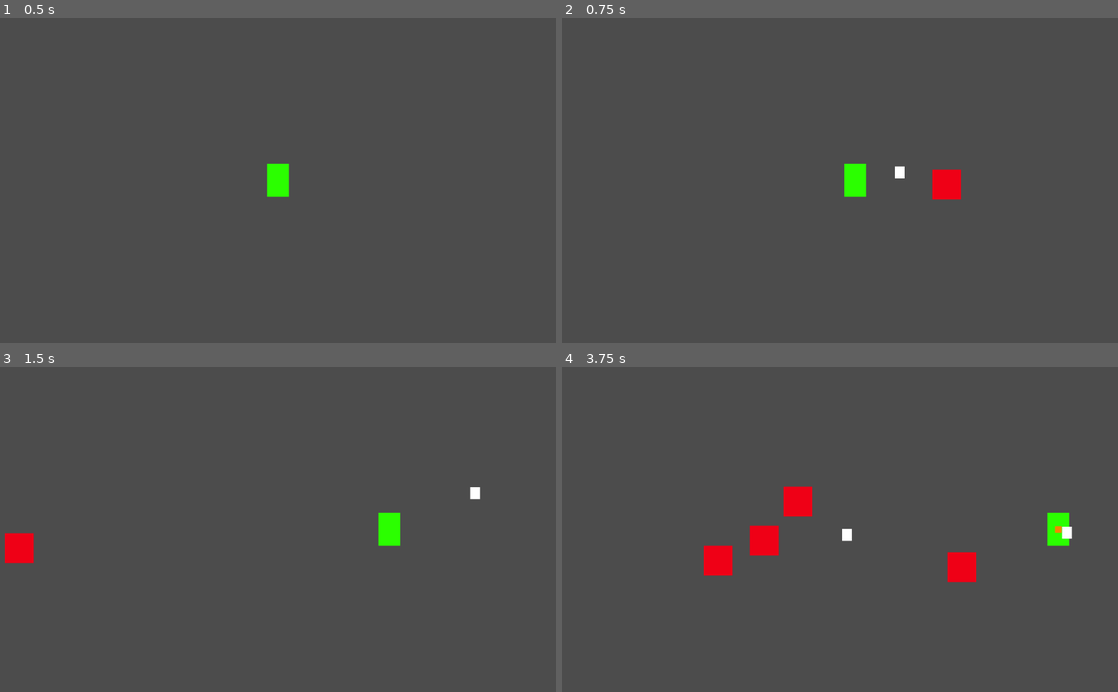
Above: before the commit, frames 1-4 (two rows, left to right).
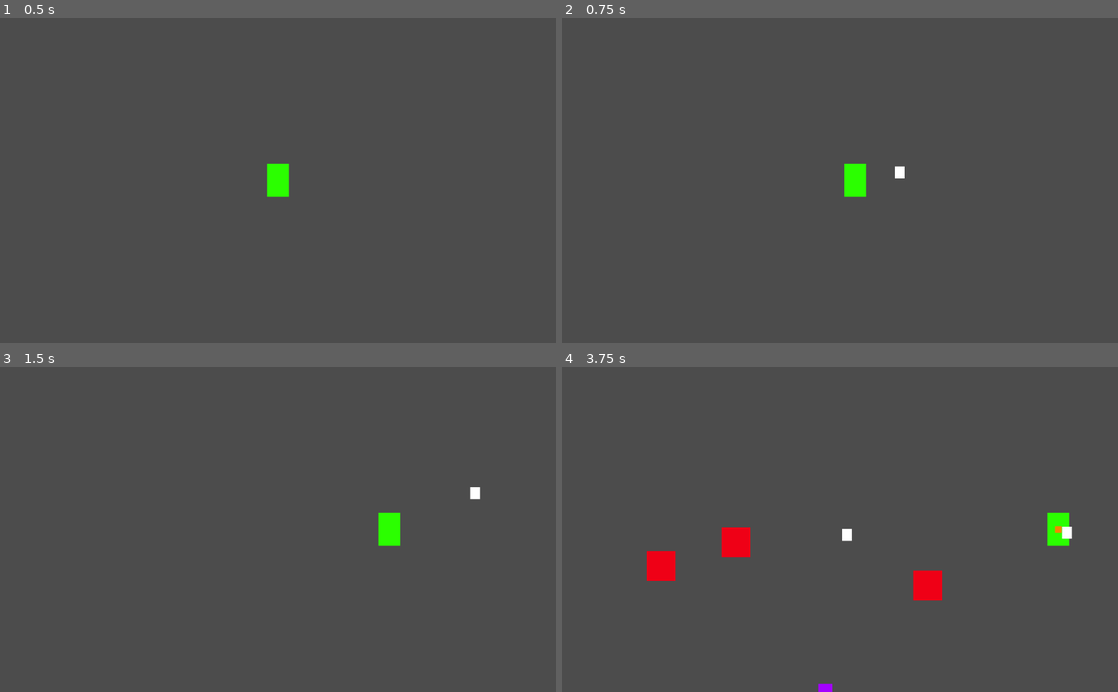
Above: after the commit, the same moments.

Repository: deengames-prototypes/spider-squasher
Game: Godot game, scene res://MainScene.tscn
Same seed, same stepped clock (60 frames per second), same inputs: the game is played once before the commit and once after it.
Inputs (mouse positions are in pixels of both pictures, inside the frame that each line leads up to):
- Up to frame 1 (0.5 s): no input
- Up to frame 2 (0.75 s): tap Enter at 0.5 s; move the mouse to (962, 164) at 0.52 s; press the mouse at (962, 164) at 0.53 s; hold D (move_right) from 0.53 s (still down)
- Up to frame 3 (1.5 s): right-click (400, 513) at 0.8 s; release D (move_right) at 1.25 s; release the mouse at (400, 513) at 1.25 s; drag from (166, 545) to (250, 594) at 1.27 s
- Up to frame 4 (3.75 s): move the mouse to (895, 458) at 2.02 s; press the mouse at (895, 458) at 2.03 s; hold D (move_right) 2.03-2.75 s; right-click (895, 458) at 2.3 s; release the mouse at (895, 458) at 2.75 s; drag from (812, 594) to (673, 480) at 2.77 s; move the mouse to (1006, 578) at 3.52 s; hold A (move_left) from 3.53 s (still down); hold Right mouse button (shoot_plasma) from 3.53 s (still down); tap E at 3.6 s; click (1006, 578) at 3.67 s

Frame 1 is identical in both runs. In frame 2, 0.5% of the frame differs, in the area x 66-72%, y 46-56%; in frame 3, 0.5%; in frame 4, 3.3%, in the area x 15-75%, y 36-100%.

Commit message:
Added some simple powerups

Diff:
--- a/godot/MainScene.gd
+++ b/godot/MainScene.gd
@@ -1,22 +1,44 @@
 extends Node2D
 
-export (float) var seconds_per_enemy = 2
+export (float) var enemies_per_second = 0.5
 export (float) var enemy_spawn_rate_delta = 1.5
 
+export (float) var powerups_per_second = 0.3
+export (float) var powerups_delta = 1.5
+
 var Enemy = load("res://Enemy.tscn")
+var PowerUp = preload("res://PowerUp.tscn")
+
 var time_since_enemy_spawn = 0
+var time_since_powerup = 0
+
+var powerup_table = [  # attribute, magnitude, duration
+	["movement_speed", 100, 5],
+	["bullets_per_second", 2, 5],
+	["plasma_shots_per_second", 0.5, 5]
+]
 
 
 func _process(delta):
 	time_since_enemy_spawn += delta
+	time_since_powerup += delta
 
 	var randomizer = rand_range(-enemy_spawn_rate_delta, enemy_spawn_rate_delta)
-	if time_since_enemy_spawn > seconds_per_enemy + randomizer:
+	if time_since_enemy_spawn > 1/enemies_per_second + randomizer:
 		time_since_enemy_spawn = 0
 		var enemy = Enemy.instance()
 		enemy.init($Player)
 		enemy.connect('killed_player', self, '_on_Player_killed')
 		add_child(enemy)
+
+	randomizer = rand_range(-powerups_delta, powerups_delta)
+	if time_since_powerup > 1/powerups_per_second + randomizer:
+		time_since_powerup = 0
+		var powerup_info = powerup_table[randi() % powerup_table.size()]
+		var powerup = PowerUp.instance()
+		powerup.init(powerup_info[0], powerup_info[1], powerup_info[2])
+		$Player.connect("killed", powerup, "_on_Player_killed")
+		add_child(powerup)
 
 
 func _on_Player_killed():
--- a/godot/MainScene.tscn
+++ b/godot/MainScene.tscn
@@ -6,8 +6,10 @@
 [node name="MainScene" type="Node2D"]
 
 script = ExtResource( 1 )
-seconds_per_enemy = 2
+enemies_per_second = 0.5
 enemy_spawn_rate_delta = 1.5
+powerups_per_second = 0.3
+powerups_delta = 1.5
 
 [node name="Player" parent="." index="0" instance=ExtResource( 2 )]
 
--- a/godot/Player.tscn
+++ b/godot/Player.tscn
@@ -7,7 +7,7 @@
 custom_solver_bias = 0.0
 extents = Vector2( 9.75362, 14.9209 )
 
-[node name="KinematicBody2D" type="KinematicBody2D" index="0"]
+[node name="KinematicBody2D" type="KinematicBody2D"]
 
 input_pickable = false
 collision_layer = 1
--- /dev/null
+++ b/godot/PowerUp.gd
@@ -0,0 +1,34 @@
+extends Area2D
+
+var powered_attribute
+var magnitude
+var powered_thing
+
+func _ready():
+	var width = ProjectSettings.get_setting("display/window/size/width")
+	var height = ProjectSettings.get_setting("display/window/size/height")
+	position.x = rand_range(0, width)
+	position.y = rand_range(0, height)
+
+
+func init(attr, magni, duration):
+	powered_attribute = attr
+	magnitude = magni
+	$Timer.set_wait_time(duration)
+
+func _on_PowerUp_body_entered(body):
+	if body.get(powered_attribute) != null:
+		powered_thing = body
+		powered_thing.set(powered_attribute, powered_thing.get(powered_attribute) + magnitude)
+		queue_free()
+		print(powered_attribute, ' : ', powered_thing.get(powered_attribute))
+		$Timer.start()
+
+
+func _on_Timer_timeout():
+	powered_thing.set(powered_attribute, powered_thing.get(powered_attribute) - magnitude)
+	print(powered_attribute, ' ; ', powered_thing.get(powered_attribute))
+
+
+func _on_Player_killed():
+	$Timer.stop()
--- /dev/null
+++ b/godot/PowerUp.tscn
@@ -0,0 +1,52 @@
+[gd_scene load_steps=3 format=2]
+
+[ext_resource path="res://PowerUp.gd" type="Script" id=1]
+
+[sub_resource type="CircleShape2D" id=1]
+
+custom_solver_bias = 0.0
+radius = 14.2295
+
+[node name="PowerUp" type="Area2D" index="0"]
+
+input_pickable = true
+gravity_vec = Vector2( 0, 0 )
+gravity = 98.0
+linear_damp = 0.1
+angular_damp = 1.0
+audio_bus_override = false
+audio_bus_name = "Master"
+script = ExtResource( 1 )
+
+[node name="CollisionShape2D" type="CollisionShape2D" parent="." index="0"]
+
+shape = SubResource( 1 )
+
+[node name="ColorRect" type="ColorRect" parent="." index="1"]
+
+anchor_left = 0.0
+anchor_top = 0.0
+anchor_right = 0.0
+anchor_bottom = 0.0
+margin_left = -13.0
+margin_top = -13.0
+margin_right = 13.0
+margin_bottom = 13.0
+rect_pivot_offset = Vector2( 0, 0 )
+rect_clip_content = false
+mouse_filter = 0
+mouse_default_cursor_shape = 0
+size_flags_horizontal = 1
+size_flags_vertical = 1
+color = Color( 0.640625, 0, 1, 1 )
+
+[node name="Timer" type="Timer" parent="." index="2"]
+
+process_mode = 1
+wait_time = 1.0
+one_shot = true
+autostart = false
+
+[connection signal="body_entered" from="." to="." method="_on_PowerUp_body_entered"]
+
+[connection signal="timeout" from="Timer" to="." method="_on_Timer_timeout"]
